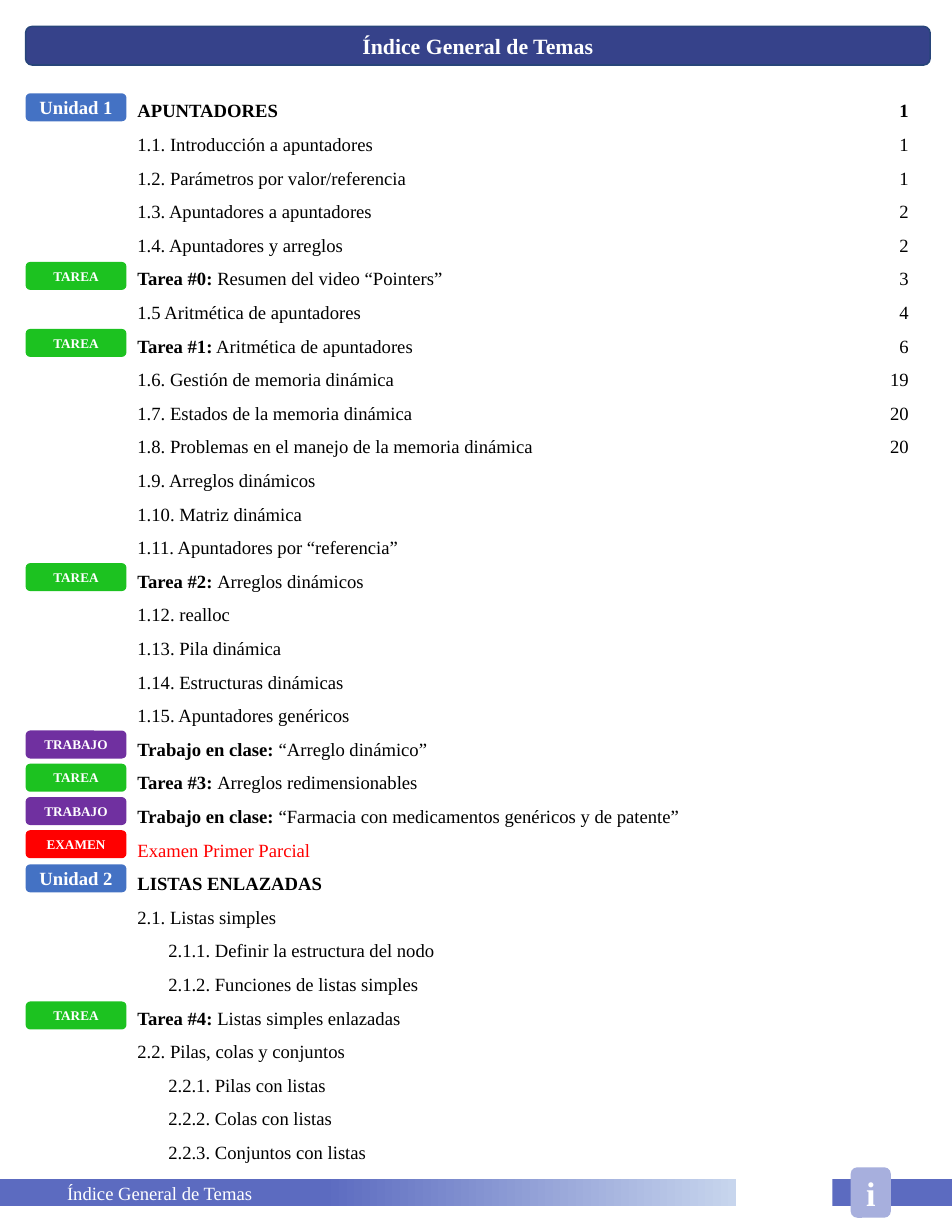
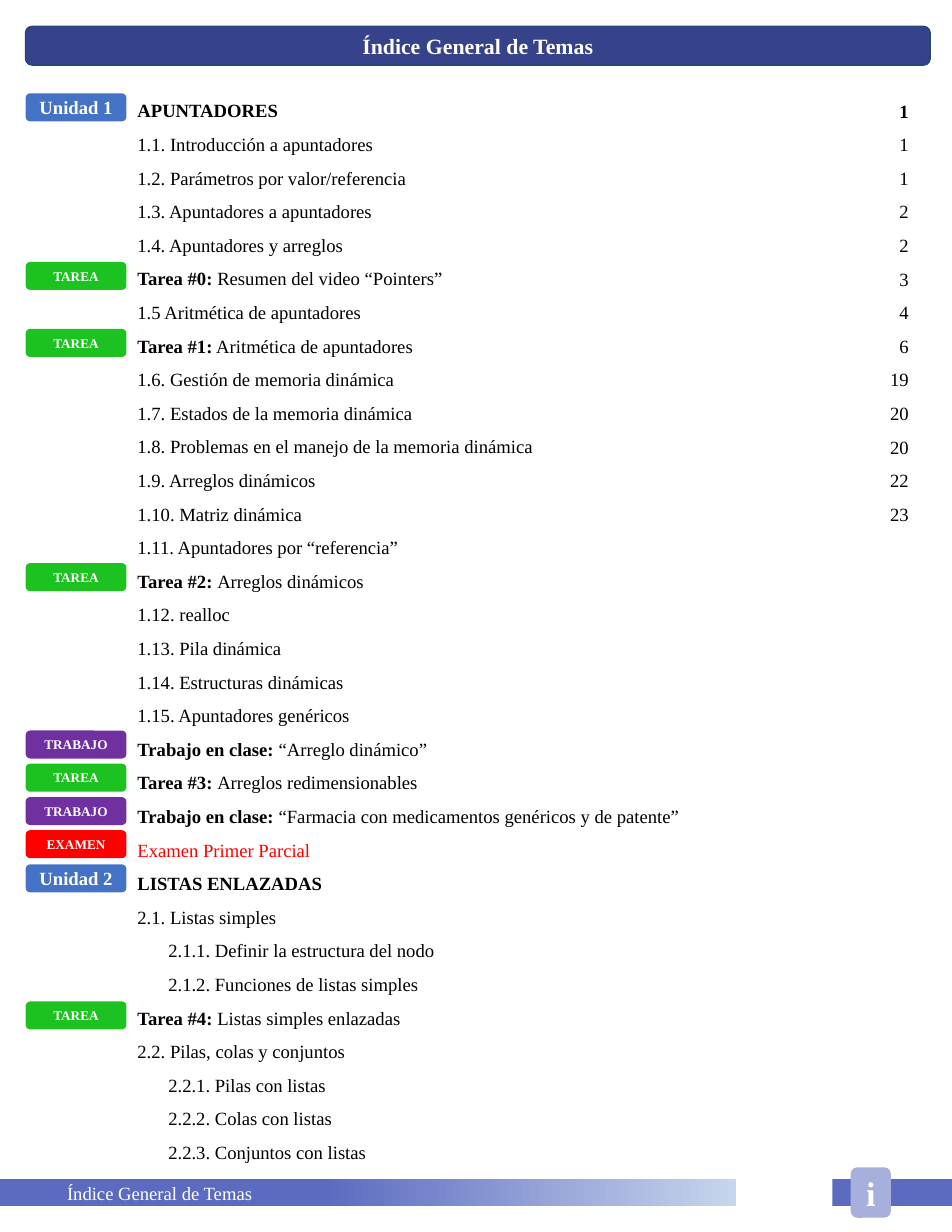
Before and after one commit to HugoEsparzaC/Libreta-Estructuras-II, a slide deck: slide 3 of Estructuras de Datos II.pptx. Drawn at 952x1232 pixels with LibreOffice and Linux fonts; fonts in the diff are those of the drawing. Boxes give left, top, right and bottom in pixels: in the first picture for what was removed or moved away, otherwise in the second. Text is boxed around its words. In the diff, an @@ line names an element or a change of style, - is before the commit and + after.

```diff
--- a/Estructuras de Datos II.pptx
+++ b/Estructuras de Datos II.pptx
@@ text at [890, 474, 909, 522]: paragraphs added @@
+22
+23
```
Also in this commit, not shown: 2 other slides changed, 4 slides added, 1 other file.
